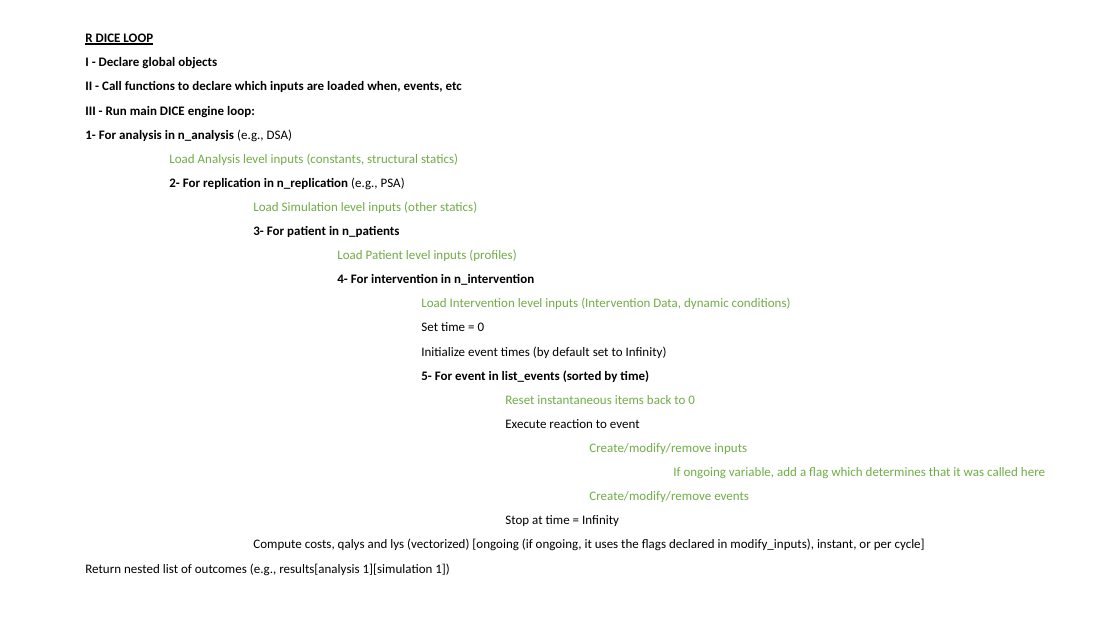
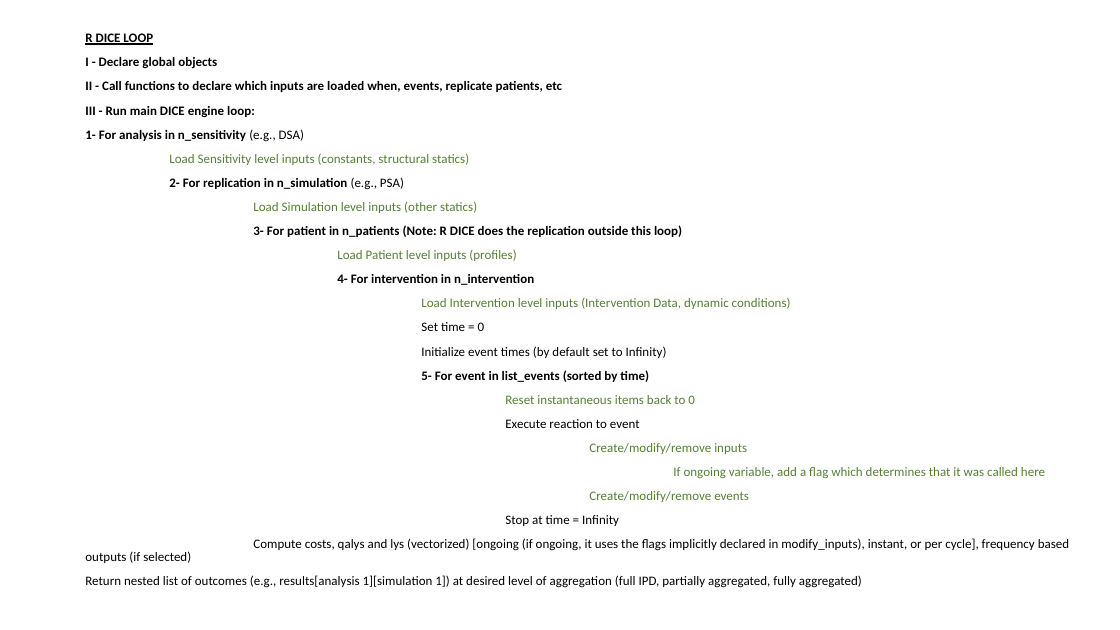
Before and after one commit to jsanchezalv/WARDEN, a slide deck: slide 1 of other docs/RDICE_loop.pptx. Drawn at 1120x630 pixels with LibreOffice and Linux fonts; fonts in the diff are those of the drawing. Boxes give left, top, right and bottom in pixels: in the first picture for what was removed or moved away, otherwise in the second. Text is boxed around its words. In the diff, an @@ line names an element or a change of style, - is before the commit and + after.

Commit message:
Adjusted vignettes for modern use of functions, updated website and selected documentation

```diff
--- a/other docs/RDICE_loop.pptx
+++ b/other docs/RDICE_loop.pptx
@@ text at box(85, 81, 562, 92): text changed @@
-II - Call functions to declare which inputs are loaded when, events, etc
+II - Call functions to declare which inputs are loaded when, events, replicate patients, etc
@@ text at box(85, 129, 469, 190): text changed @@
-1- For analysis in n_analysis (e.g., DSA)
-Load Analysis level inputs (constants, structural statics)
-2- For replication in n_replication (e.g., PSA)
+1- For analysis in n_sensitivity (e.g., DSA)
+Load Sensitivity level inputs (constants, structural statics)
+2- For replication in n_simulation (e.g., PSA)
@@ text at box(253, 201, 1045, 502): text colour #70AD47 to #548235 in "Load Simulation level inputs (other statics)", "Load Patient level inputs (profiles)", "Load Intervention level inputs (Intervention Data, dynamic ...", "Reset instantaneous items back to 0" and 3 more places @@
@@ text at box(253, 225, 682, 237): text changed @@
-3- For patient in n_patients
+3- For patient in n_patients (Note: R DICE does the replication outside this loop)
@@ text at box(85, 538, 1069, 588): text changed @@
-Compute costs, qalys and lys (vectorized) [ongoing (if ongoing, it uses the flags declared in modify_inputs), instant, or per cycle]
-Return nested list of outcomes (e.g., results[analysis 1][simulation 1])
+Compute costs, qalys and lys (vectorized) [ongoing (if ongoing, it uses the flags implicitly declared in modify_inputs), instant, or per cycle], frequency based outputs (if selected)
+Return nested list of outcomes (e.g., results[analysis 1][simulation 1]) at desired level of aggregation (full IPD, partially aggregated, fully aggregated)
```
Also in this commit, not shown: 44 other files.
